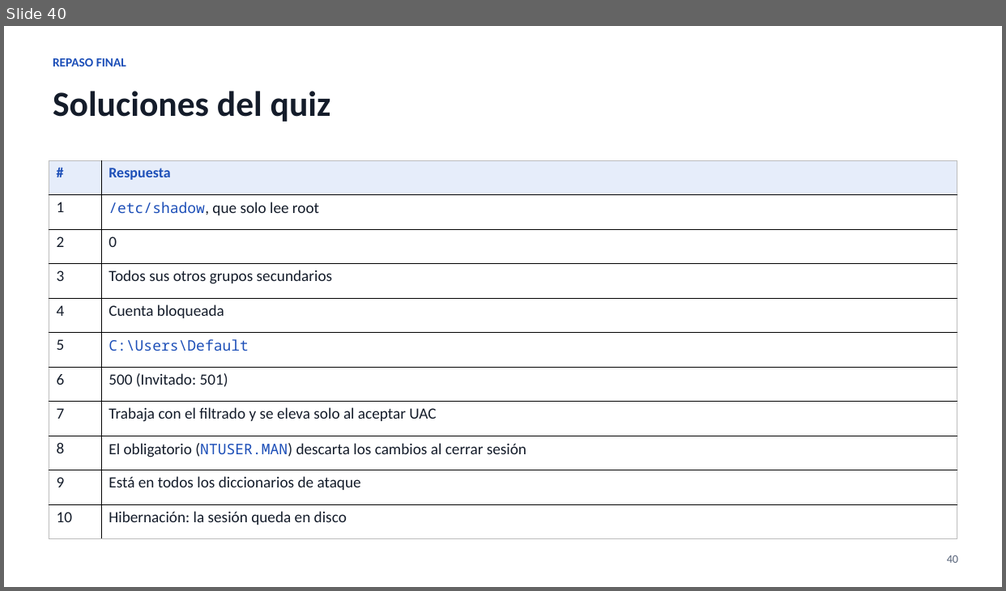
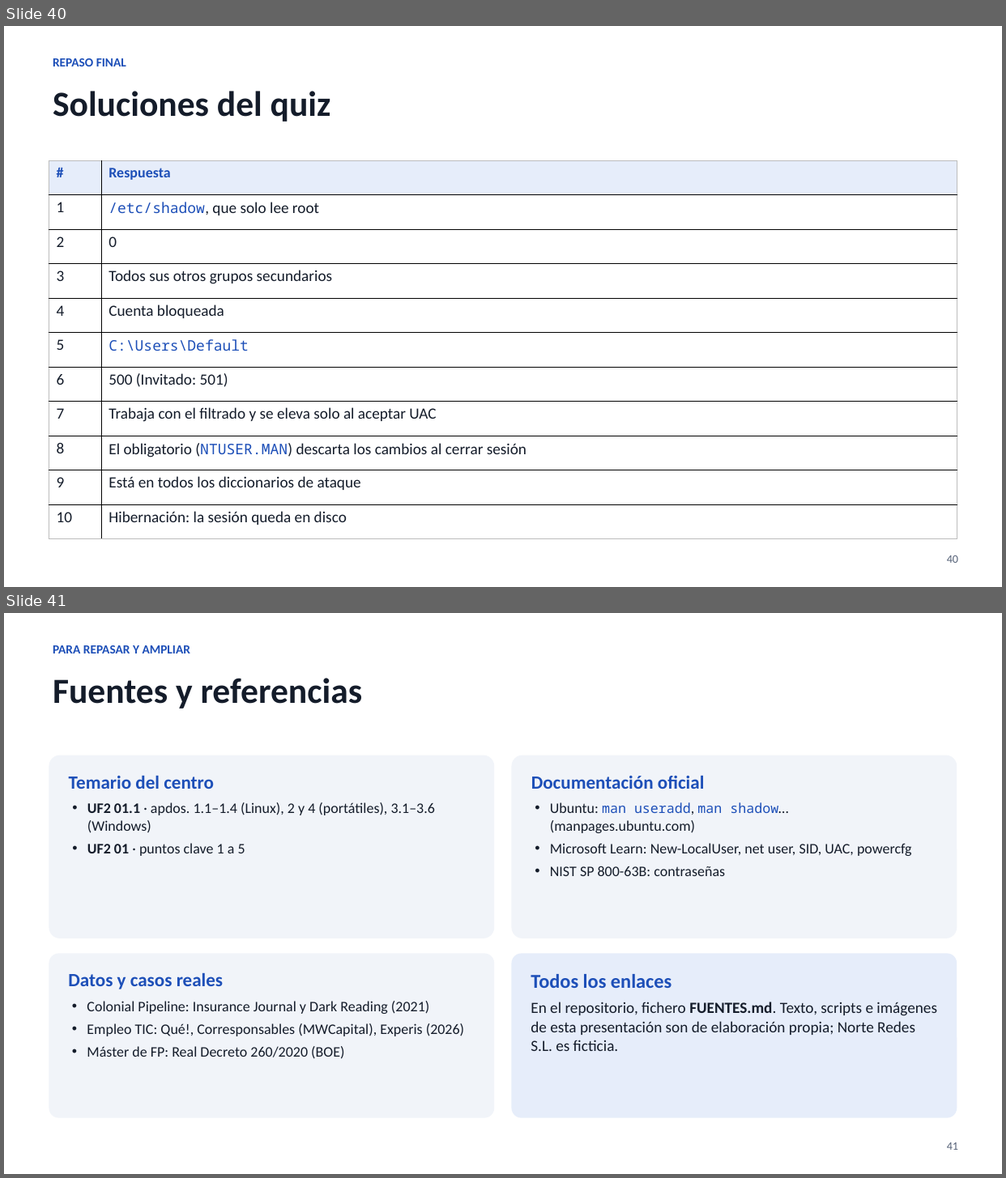
Before and after one commit to keespootes-cloud/norte-redes-lab, a slide deck: presentacion/Norte_Redes_UF2_Administracion_software_base.pptx. Shown one above the other, each under a label of ours: slide 40 before the commit, slides 40 and 41 after it. The pictures are 1006x591 and 1006x1178 pixels, drawn with LibreOffice and Linux fonts; fonts in the diff are those of the drawing. Boxes give left, top, right and bottom in pixels: in the first picture for what was removed or moved away, otherwise in the second. Text is boxed around its words. In the diff, an @@ line names an element or a change of style, - is before the commit and + after.

```diff
--- a/presentacion/Norte_Redes_UF2_Administracion_software_base.pptx
+++ b/presentacion/Norte_Redes_UF2_Administracion_software_base.pptx
@@ slide 41 added at <box>4,613,1002,1174</box>, background #FFFFFF @@
@@ text added at <box>53,645,190,653</box>, 12 pt, text #1D4FB8, bold @@
+PARA REPASAR Y AMPLIAR
@@ text added at <box>53,678,363,709</box>, 34 pt, text #141C2A, bold @@
+Fuentes y referencias
@@ rounded rectangle added at <box>49,756,494,939</box>, fill #F1F4F9, 14 pt, text #141C2A @@
+Temario del centro
+• UF2 01.1 · apdos. 1.1–1.4 (Linux), 2 y 4 (portátiles), 3.1–3.6 (Windows)
+• UF2 01 · puntos clave 1 a 5
@@ rounded rectangle added at <box>512,756,957,939</box>, fill #F1F4F9, 14 pt, text #141C2A @@
+Documentación oficial
+• Ubuntu: man useradd, man shadow… (manpages.ubuntu.com)
+• Microsoft Learn: New-LocalUser, net user, SID, UAC, powercfg
+• NIST SP 800-63B: contraseñas
@@ rounded rectangle added at <box>49,954,494,1118</box>, fill #F1F4F9, 14 pt, text #141C2A @@
+Datos y casos reales
+• Colonial Pipeline: Insurance Journal y Dark Reading (2021)
+• Empleo TIC: Qué!, Corresponsables (MWCapital), Experis (2026)
+• Máster de FP: Real Decreto 260/2020 (BOE)
@@ rounded rectangle added at <box>512,954,957,1118</box>, fill #E6EDFA, 15 pt, text #141C2A @@
+Todos los enlaces
+En el repositorio, fichero FUENTES.md. Texto, scripts e imágenes de esta presentación son de elaboración propia; Norte Redes S.L. es ficticia.
@@ text added at <box>947,1143,958,1150</box>, 11 pt, text #566278 @@
+41
```
Also in this commit, not shown: 1 slide changed, 12 other files.
